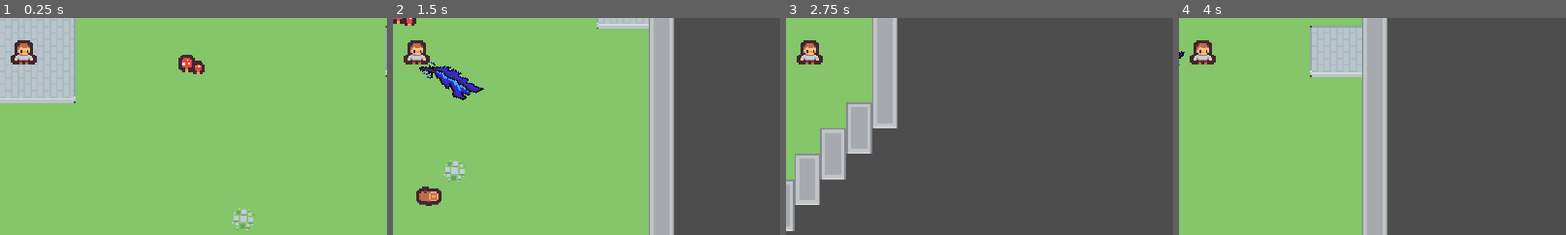
Above: before the commit, frames 1-4 (left to right).
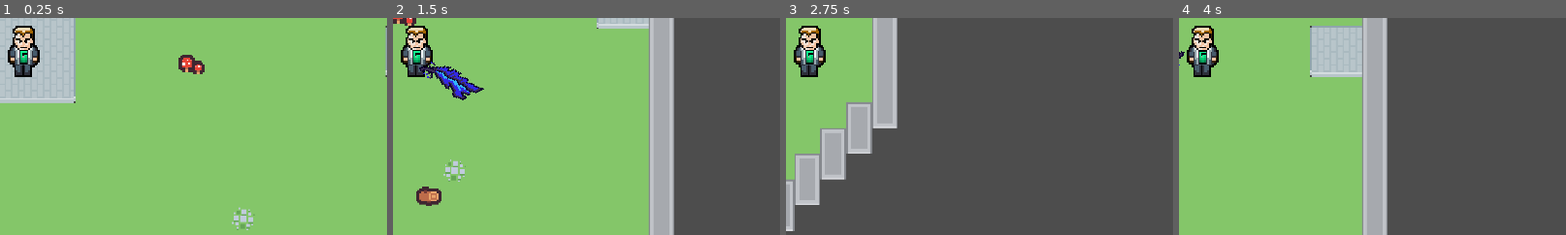
Above: after the commit, the same moments.

Repository: PhWoich/ggj-2024-manicomio
Game: Godot game, scene res://Cenas/Principal/cena_principal.tscn
The game is run twice, just before and just after one commit, with the same random seed, the same clock (stepped at 60 frames per second) and the same inputs.
Inputs (mouse positions are % of the whole screen's width and height, from its top left):
- Up to frame 1 (0.25 s): no input
- Up to frame 2 (1.5 s): tap Enter at 0.5 s; move the mouse to (72, 45) at 0.52 s; hold D (Jogador_direita) 0.53-1.28 s; click (72, 45) at 0.6 s; move the mouse to (30, 55) at 1.27 s; hold S (Jogador_baixo) from 1.28 s (still down); click (30, 55) at 1.35 s
- Up to frame 3 (2.75 s): move the mouse to (60, 28) at 2.02 s; release S (Jogador_baixo) at 2.03 s; hold D (Jogador_direita) from 2.03 s (still down); click (60, 28) at 2.1 s
- Up to frame 4 (4 s): move the mouse to (45, 70) at 2.77 s; release D (Jogador_direita) at 2.78 s; hold W (Jogador_cima) 2.78-3.53 s; click (45, 70) at 2.85 s; move the mouse to (80, 65) at 3.52 s; hold A (Jogador_esquerda) from 3.53 s (still down); click (80, 65) at 3.6 s
The pictures show only the part of the screen within x 47-97%, y 42-92%; the shares and areas given below are measured in that part.

The runs differ from the first frame. In frame 1, 1.4% of the frame differs, in the area x 2-11%, y 3-28%; in frame 2, 1.4%; in frame 3, 1.4%; in frame 4, 1.4%.

Commit message:
Implementa animação do player

Diff:
--- a/Player/jogador.gd
+++ b/Player/jogador.gd
@@ -3,6 +3,7 @@
 
 #1. Controles dos movimentos
 @export var velocidade:float = 300.0
+@export var starting_direction : Vector2 = Vector2(0, 1)
 var input_jogador
 
 #2. Controles dos ataques
@@ -16,10 +17,17 @@
 #  2.1 Carregar espada penas
 var espada_pena = preload("res://Player/Espada Pena/espada_pena.tscn")
 
+#parameters/idle/blend_position
+@onready var animation_tree = $AnimationTree
+@onready var state_machine = animation_tree.get("parameters/playback")
+
 func _ready():
 	jogador_pode_atacar()
 	ultima_direcao_olhada = inicio_ataque_direita
 	girar_animacao_ataque=false
+
+	update_animation_parameter(starting_direction)
+
 
 func _physics_process(_delta):
 	#Movimento jogador
@@ -27,6 +35,9 @@
 		Input.get_action_strength("Jogador_direita") - Input.get_action_strength("Jogador_esquerda"),
 		Input.get_action_strength("Jogador_baixo") - Input.get_action_strength("Jogador_cima")
 	)
+
+	update_animation_parameter(input_jogador)
+
 	if input_jogador.x > 0:
 		ultima_direcao_olhada = inicio_ataque_direita
 		girar_animacao_ataque=false
@@ -58,3 +69,11 @@
 
 func jogador_pode_atacar():
 	pode_atacar = true
+
+func update_animation_parameter(move_input: Vector2):
+	if(move_input != Vector2.ZERO):
+		animation_tree.set('parameters/walk/blend_position', move_input)
+		animation_tree.set('parameters/idle/blend_position', move_input)
+		state_machine.travel("walk")
+	else:
+		state_machine.travel("idle")
--- a/Player/jogador.tscn
+++ b/Player/jogador.tscn
@@ -1,10 +1,163 @@
-[gd_scene load_steps=4 format=3 uid="uid://cic8m47pqbt1j"]
-
-[ext_resource type="Texture2D" uid="uid://c0bnb5jrg6ysw" path="res://Player/tile_0085.png" id="1_04ko4"]
+[gd_scene load_steps=24 format=3 uid="uid://cic8m47pqbt1j"]
+
 [ext_resource type="Script" path="res://Player/jogador.gd" id="1_dk5mm"]
+[ext_resource type="Texture2D" uid="uid://bbh2xdnvupe3i" path="res://Player/Dr. Professor .png" id="2_c5m5h"]
 
 [sub_resource type="RectangleShape2D" id="RectangleShape2D_gd1f3"]
 size = Vector2(34, 31)
+
+[sub_resource type="Animation" id="Animation_bd14m"]
+resource_name = "idle"
+tracks/0/type = "value"
+tracks/0/imported = false
+tracks/0/enabled = true
+tracks/0/path = NodePath("Sprite:frame")
+tracks/0/interp = 1
+tracks/0/loop_wrap = true
+tracks/0/keys = {
+"times": PackedFloat32Array(0),
+"transitions": PackedFloat32Array(1),
+"update": 1,
+"values": [6]
+}
+
+[sub_resource type="Animation" id="Animation_vsoxu"]
+resource_name = "walk_down"
+loop_mode = 1
+tracks/0/type = "value"
+tracks/0/imported = false
+tracks/0/enabled = true
+tracks/0/path = NodePath("Sprite:frame")
+tracks/0/interp = 1
+tracks/0/loop_wrap = true
+tracks/0/keys = {
+"times": PackedFloat32Array(0.00301853, 0.508351),
+"transitions": PackedFloat32Array(1, 1),
+"update": 1,
+"values": [7, 8]
+}
+
+[sub_resource type="Animation" id="Animation_vx62e"]
+resource_name = "walk_left"
+loop_mode = 1
+tracks/0/type = "value"
+tracks/0/imported = false
+tracks/0/enabled = true
+tracks/0/path = NodePath("Sprite:frame")
+tracks/0/interp = 1
+tracks/0/loop_wrap = true
+tracks/0/keys = {
+"times": PackedFloat32Array(0.00117005, 0.499828),
+"transitions": PackedFloat32Array(1, 1),
+"update": 1,
+"values": [4, 0]
+}
+
+[sub_resource type="Animation" id="Animation_oavgf"]
+resource_name = "walk_right"
+loop_mode = 1
+tracks/0/type = "value"
+tracks/0/imported = false
+tracks/0/enabled = true
+tracks/0/path = NodePath("Sprite:frame")
+tracks/0/interp = 1
+tracks/0/loop_wrap = true
+tracks/0/keys = {
+"times": PackedFloat32Array(0, 0.508098),
+"transitions": PackedFloat32Array(1, 1),
+"update": 1,
+"values": [1, 5]
+}
+
+[sub_resource type="Animation" id="Animation_k3inw"]
+resource_name = "walk_up"
+loop_mode = 1
+tracks/0/type = "value"
+tracks/0/imported = false
+tracks/0/enabled = true
+tracks/0/path = NodePath("Sprite:frame")
+tracks/0/interp = 1
+tracks/0/loop_wrap = true
+tracks/0/keys = {
+"times": PackedFloat32Array(0, 0.5),
+"transitions": PackedFloat32Array(1, 1),
+"update": 1,
+"values": [11, 12]
+}
+
+[sub_resource type="AnimationLibrary" id="AnimationLibrary_4nn2v"]
+_data = {
+"idle": SubResource("Animation_bd14m"),
+"walk_down": SubResource("Animation_vsoxu"),
+"walk_left": SubResource("Animation_vx62e"),
+"walk_right": SubResource("Animation_oavgf"),
+"walk_up": SubResource("Animation_k3inw")
+}
+
+[sub_resource type="AnimationNodeAnimation" id="AnimationNodeAnimation_da5x6"]
+animation = &"idle"
+
+[sub_resource type="AnimationNodeAnimation" id="AnimationNodeAnimation_p22rl"]
+animation = &"idle"
+
+[sub_resource type="AnimationNodeAnimation" id="AnimationNodeAnimation_6812o"]
+animation = &"idle"
+
+[sub_resource type="AnimationNodeAnimation" id="AnimationNodeAnimation_su5ge"]
+animation = &"idle"
+
+[sub_resource type="AnimationNodeBlendSpace2D" id="AnimationNodeBlendSpace2D_b5qgj"]
+blend_point_0/node = SubResource("AnimationNodeAnimation_da5x6")
+blend_point_0/pos = Vector2(0, 1)
+blend_point_1/node = SubResource("AnimationNodeAnimation_p22rl")
+blend_point_1/pos = Vector2(1, 0)
+blend_point_2/node = SubResource("AnimationNodeAnimation_6812o")
+blend_point_2/pos = Vector2(0, -1)
+blend_point_3/node = SubResource("AnimationNodeAnimation_su5ge")
+blend_point_3/pos = Vector2(-1, 0)
+blend_mode = 1
+
+[sub_resource type="AnimationNodeAnimation" id="AnimationNodeAnimation_pk2n8"]
+animation = &"walk_down"
+
+[sub_resource type="AnimationNodeAnimation" id="AnimationNodeAnimation_fpx6t"]
+animation = &"walk_up"
+
+[sub_resource type="AnimationNodeAnimation" id="AnimationNodeAnimation_631fj"]
+animation = &"walk_left"
+
+[sub_resource type="AnimationNodeAnimation" id="AnimationNodeAnimation_p108y"]
+animation = &"walk_right"
+
+[sub_resource type="AnimationNodeBlendSpace2D" id="AnimationNodeBlendSpace2D_b7ny1"]
+blend_point_0/node = SubResource("AnimationNodeAnimation_pk2n8")
+blend_point_0/pos = Vector2(0, 1.1)
+blend_point_1/node = SubResource("AnimationNodeAnimation_fpx6t")
+blend_point_1/pos = Vector2(0, -1.1)
+blend_point_2/node = SubResource("AnimationNodeAnimation_631fj")
+blend_point_2/pos = Vector2(-1, 0)
+blend_point_3/node = SubResource("AnimationNodeAnimation_p108y")
+blend_point_3/pos = Vector2(1, 0)
+min_space = Vector2(-1, -1.1)
+max_space = Vector2(1, 1.1)
+blend_mode = 1
+
+[sub_resource type="AnimationNodeStateMachineTransition" id="AnimationNodeStateMachineTransition_ph1ai"]
+advance_mode = 2
+
+[sub_resource type="AnimationNodeStateMachineTransition" id="AnimationNodeStateMachineTransition_3p56s"]
+switch_mode = 2
+
+[sub_resource type="AnimationNodeStateMachineTransition" id="AnimationNodeStateMachineTransition_4pioi"]
+switch_mode = 2
+
+[sub_resource type="AnimationNodeStateMachine" id="AnimationNodeStateMachine_vblm3"]
+states/Start/position = Vector2(185, 100.062)
+states/idle/node = SubResource("AnimationNodeBlendSpace2D_b5qgj")
+states/idle/position = Vector2(320, 100.031)
+states/walk/node = SubResource("AnimationNodeBlendSpace2D_b7ny1")
+states/walk/position = Vector2(466.5, 100.031)
+transitions = ["Start", "idle", SubResource("AnimationNodeStateMachineTransition_ph1ai"), "idle", "walk", SubResource("AnimationNodeStateMachineTransition_3p56s"), "walk", "idle", SubResource("AnimationNodeStateMachineTransition_4pioi")]
 
 [node name="Jogador" type="CharacterBody2D"]
 script = ExtResource("1_dk5mm")
@@ -12,7 +165,10 @@
 [node name="Sprite" type="Sprite2D" parent="."]
 texture_filter = 1
 scale = Vector2(2, 2)
-texture = ExtResource("1_04ko4")
+texture = ExtResource("2_c5m5h")
+hframes = 4
+vframes = 4
+frame = 11
 
 [node name="CollisionShape2D" type="CollisionShape2D" parent="."]
 position = Vector2(0, 1.5)
@@ -33,3 +189,17 @@
 [node name="Inicio_ataque_esquerda" type="Node2D" parent="."]
 position = Vector2(-20, 0)
 rotation = 2.70526
+
+[node name="AnimationPlayer" type="AnimationPlayer" parent="."]
+libraries = {
+"": SubResource("AnimationLibrary_4nn2v")
+}
+
+[node name="AnimationTree" type="AnimationTree" parent="."]
+libraries = {
+"": SubResource("AnimationLibrary_4nn2v")
+}
+tree_root = SubResource("AnimationNodeStateMachine_vblm3")
+anim_player = NodePath("../AnimationPlayer")
+parameters/idle/blend_position = Vector2(0, 0)
+parameters/walk/blend_position = Vector2(1, 1)
Binary file added: Player/Dr. Professor .png
Not shown, added: Player/Dr. Professor .png.import
